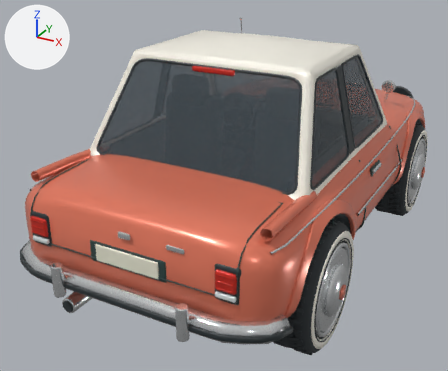
The FBX model unity/Assets/Resources/Cars/dover.fbx: old version first, new version second.
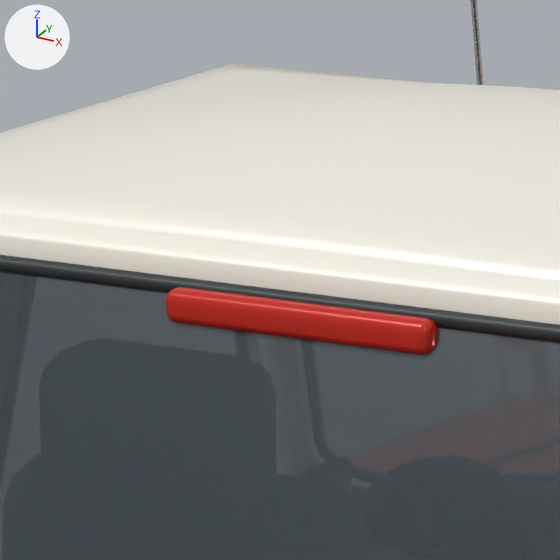
There are two pictures of each version: one whole from a camera (50 mm lens) standing at (1.882, -4.066, 2.439) and looking at (-0.208, -0.265, 0.538), one close up on the part from 37% to 57% of the width and 5% to 29% of the height. Lighting does not change. The marker at upper left points along +X, +Y and +Z. The older version's two pictures come first. Where no turn or scale is listed for an object, it has been applied to the vertices. Vertices at exactly the same position are counted once.

Before the edit, the objects in view are built like this:
```python
me_continuous_formed_body_shell = bpy.data.meshes.new('Continuous formed body shell')
me_continuous_formed_body_shell.from_pydata(...)  # 23164 vertices, 22164 faces; spans x -0.93..0.93, y -1.88..1.88, z 0.25..1.68
me_continuous_formed_body_shell.materials.append(mat_bodypaint)  # orange #e77c61
me_continuous_formed_body_shell.materials.append(mat_charcoaltrim)  # dark grey #2b3336
me_continuous_formed_body_shell.materials.append(mat_masterglass)  # greyish blue #424d55
me_continuous_formed_body_shell.materials.append(mat_creamtrim)  # white #f7f3e7
me_continuous_formed_body_shell.materials.append(mat_taillight)  # red #cb2d21
me_continuous_formed_body_shell.materials.append(mat_chromealloy)  # white #e7eaeb
me_continuous_formed_body_shell.materials.append(mat_warmheadlamp)  # pale yellow #efefd8
me_continuous_formed_body_shell.materials.append(mat_amber)  # orange #f6972c
me_continuous_formed_body_shell.materials.append(mat_panelseam)  # dark cyan #2b4240
me_continuous_formed_body_shell.materials.append(mat_reverselight)  # light grey #dae1e2
me_continuous_formed_body_shell.materials.append(mat_rearreflector)  # red #ad1d16
me_continuous_formed_body_shell.materials.append(mat_numberplate)  # white #ecebd7
me_continuous_formed_body_shell.materials.append(mat_warmalloy)  # light grey #c7cdcd
me_continuous_formed_body_shell.materials.append(mat_interiorcloth)  # dark grey #485456
me_continuous_formed_body_shell.materials.append(mat_brakemetal)  # dark grey #505759
me_continuous_formed_body_shell.materials.append(mat_bumperinsert)  # grey #81898b
ob_body = bpy.data.objects.new('Body', me_continuous_formed_body_shell)
ob_body.location = (0.0, 0.0, 0.0)
```
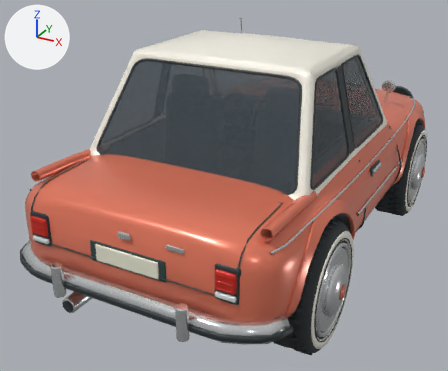
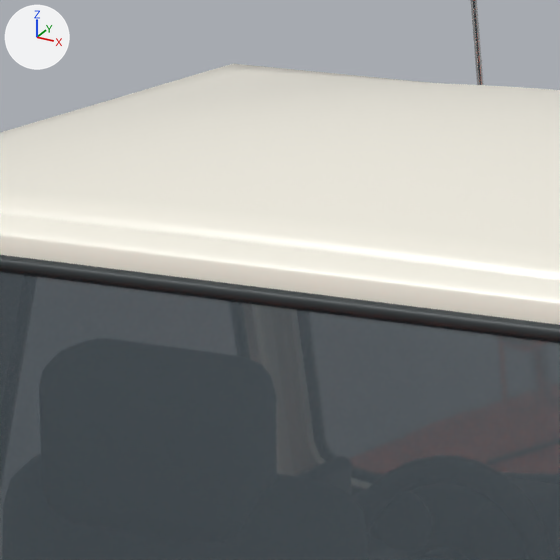
Where the newer file only moved an object's origin or applied its transform, the numbers keep the older frame.

The change, as a diff of the scene's bpy script:
```diff
--- a/unity/Assets/Resources/Cars/dover.fbx.py
+++ b/unity/Assets/Resources/Cars/dover.fbx.py
@@ me_continuous_formed_body_shell @@
 # used by ob_body; location = (0.0, 0.0, 0.0)
-me_continuous_formed_body_shell.from_pydata(...)  # 23164 vertices, 22164 faces; spans x -0.93..0.93, y -1.88..1.88, z 0.25..1.68
+me_continuous_formed_body_shell.from_pydata(...)  # 23068 vertices, 22066 faces; spans x -0.93..0.93, y -1.88..1.88, z 0.25..1.68
+# me_continuous_formed_body_shell part 1: the loose piece of 96 vertices spanning x -0.15..0.15, y -0.79..-0.76, z 1.53..1.57 is deleted
 me_continuous_formed_body_shell.materials.append(mat_bodypaint)
```

Changed parts and their boxes [x1, y1, x2, y2] in the close-ups (560 x 560 px):
part 1 of me_continuous_formed_body_shell, deleted: before [166, 287, 438, 355]
